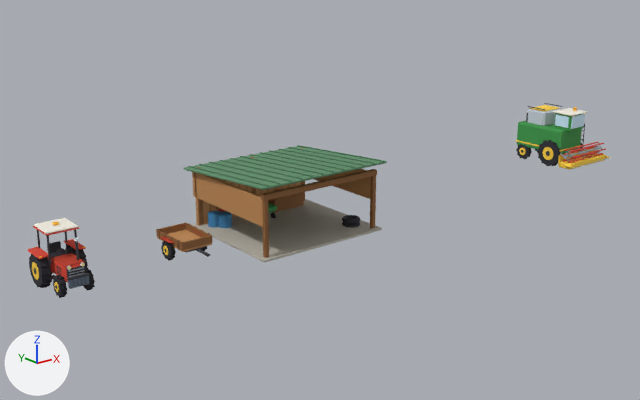
Renders of the glTF model public/models/buildings/farm-machines.glb from each side of a commit.
Both versions are drawn from a 50 mm lens placed at (126.2, -35.0, 15.1), pointed at (155.3, 1.3, 0.6). Arrows for +X, +Y and +Z are at lower left; the lights stay in place. The older version comes first. Where no turn or scale is listed for an object, it has been applied to the vertices.

In view in the first picture: 'fm_combine_mesh', 'fm_combine_wheel_fl_mesh', 'fm_shed_mesh', 'fm_tractor_mesh', 'fm_tractor_wheel_bl_mesh', 'fm_tractor_wheel_br_mesh', 'fm_tractor_wheel_fl_mesh', 'fm_tractor_wheel_fr_mesh', 'fm_trailer_mesh', 'fm_trailer_wheel_l_mesh', 'fm_trailer_wheel_r_mesh' and 2 more.
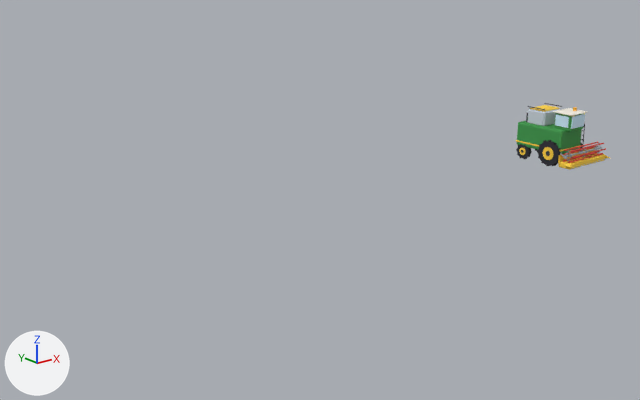
What differs and where, as boxes (x1, y1, x2, y2) in the pictures (640 x 400 px):
'fm_shed_mesh', deleted
    before: (184, 145, 386, 263)
'fm_tractor_mesh', deleted
    before: (28, 218, 89, 289)
'fm_trailer_mesh', deleted (brown)
    before: (156, 223, 213, 257)
'fm_tractor_wheel_bl_mesh', deleted
    before: (29, 254, 52, 288)
'fm_tractor_wheel_fl_mesh', deleted
    before: (53, 275, 67, 298)
'fm_trailer_wheel_l_mesh', deleted
    before: (161, 241, 176, 261)
'fm_tractor_wheel_br_mesh', deleted
    before: (65, 245, 88, 268)
'fm_tractor_wheel_fr_mesh', deleted
    before: (84, 268, 95, 290)
'fm_trailer_wheel_r_mesh', deleted (mostly hidden)
    before: (201, 246, 207, 251)

The edits, one by one:
Object 'fm_shed_mesh' (ob_fm_shed_mesh) is deleted.
Object 'fm_tractor_mesh' (ob_fm_tractor_mesh) is deleted.
Object 'fm_tractor_wheel_bl_mesh' (ob_fm_tractor_wheel_bl_mesh) is deleted.
Object 'fm_tractor_wheel_br_mesh' (ob_fm_tractor_wheel_br_mesh) is deleted.
Object 'fm_tractor_wheel_fl_mesh' (ob_fm_tractor_wheel_fl_mesh) is deleted.
Object 'fm_tractor_wheel_fr_mesh' (ob_fm_tractor_wheel_fr_mesh) is deleted.
Object 'fm_trailer_mesh' (ob_fm_trailer_mesh) is deleted.
Object 'fm_trailer_wheel_l_mesh' (ob_fm_trailer_wheel_l_mesh) is deleted.
Object 'fm_trailer_wheel_r_mesh' (ob_fm_trailer_wheel_r_mesh) is deleted.
